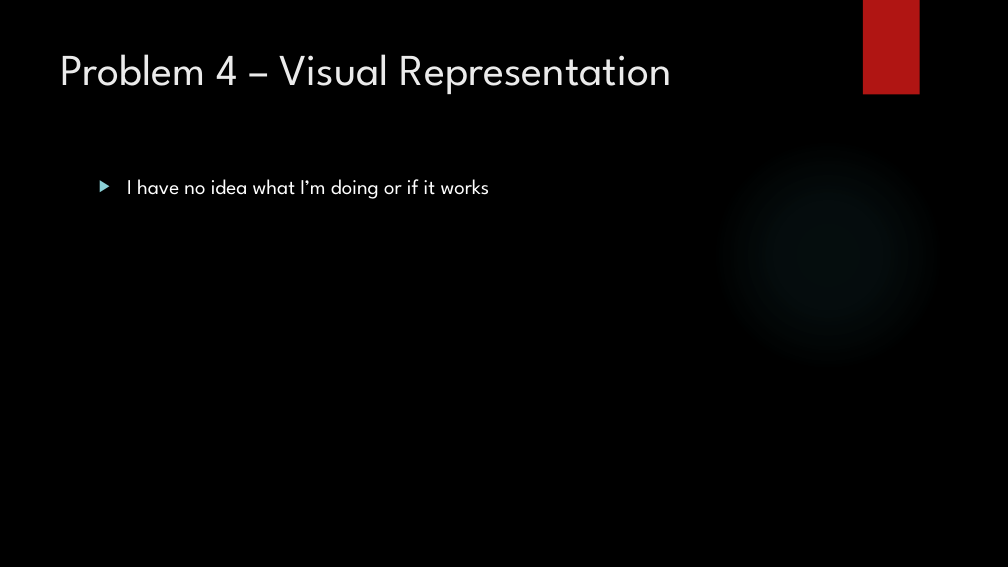
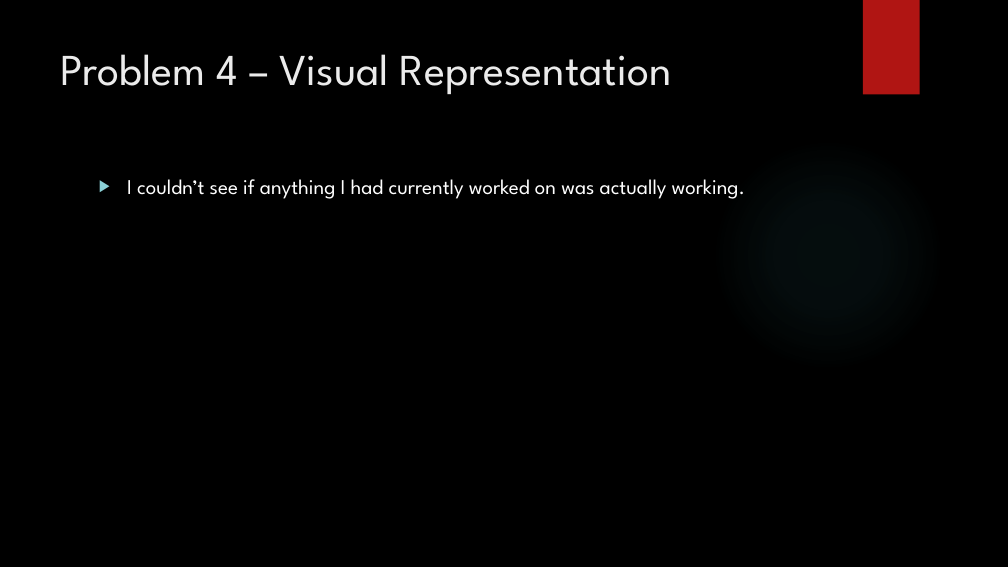
Before and after one commit to jaminologist/GopherLife, a slide deck: slide 20 of GopherLife.pptx. Drawn at 1008x567 pixels with LibreOffice and Linux fonts; fonts in the diff are those of the drawing; background and template pictures are left out. Boxes give left, top, right and bottom in pixels: in the first picture for what was removed or moved away, otherwise in the second. Text is boxed around its words. In the diff, an @@ line names an element or a change of style, - is before the commit and + after.

Commit message:
Visual update

```diff
--- a/GopherLife.pptx
+++ b/GopherLife.pptx
@@ text at [127, 179, 745, 199]: text changed @@
-▶ I have no idea what I’m doing or if it works
+▶ I couldn’t see if anything I had currently worked on was actually working.
```
Also in this commit, not shown: 14 other slides changed, 17 slides added, 15 slides removed, 8 other files.
